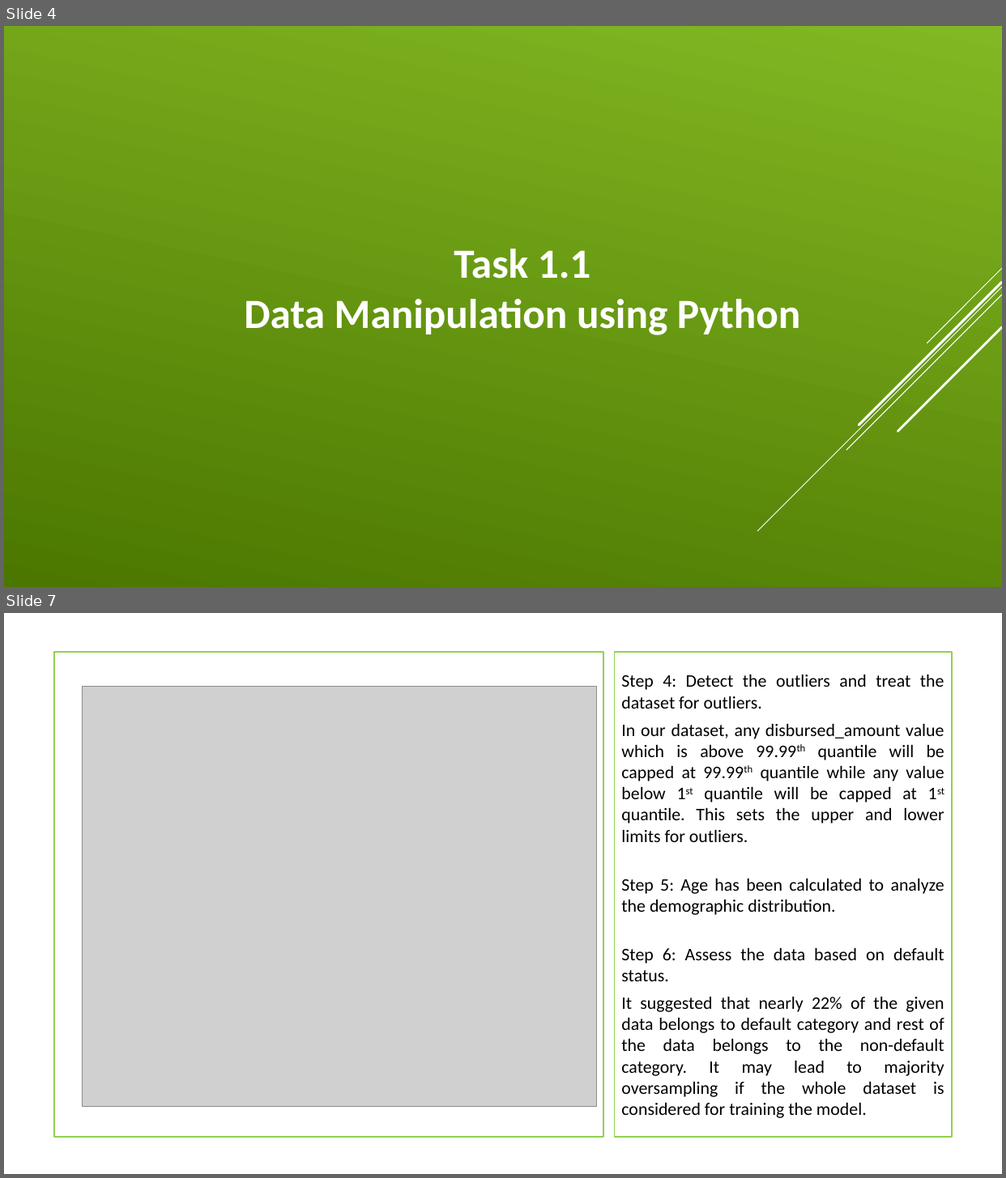
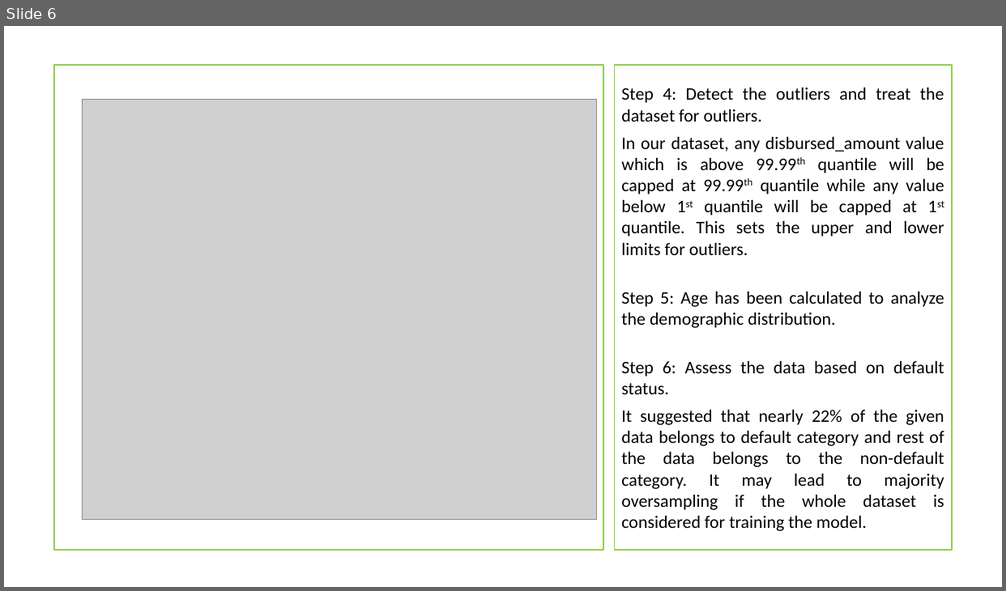
Before and after one commit to duttashubhaditya/USIAIACADEMY1, a slide deck: Assignments/Capstone/Checkpoint 1/Checkpoint_1_Batch_I_Group_5.pptx. Shown one above the other, each under a label of ours: slides 4 and 7 before the commit, slide 6 after it; the slides between them are not shown. The pictures are 1006x1178 and 1006x591 pixels, drawn with LibreOffice and Linux fonts; fonts in the diff are those of the drawing; grey boxes stand for pictures. Boxes give left, top, right and bottom in pixels: in the first picture for what was removed or moved away, otherwise in the second. Text is boxed around its words. In the diff, an @@ line names an element or a change of style, - is before the commit and + after.

```diff
--- a/Assignments/Capstone/Checkpoint 1/Checkpoint_1_Batch_I_Group_5.pptx
+++ b/Assignments/Capstone/Checkpoint 1/Checkpoint_1_Batch_I_Group_5.pptx
@@ slide 4 removed at (x1=4, y1=26, x2=1002, y2=587), background gradient #82B923 to #4C7800; not listed: 5 template elements that a slide beside it also shows @@
@@ text removed at (x1=244, y1=249, x2=800, y2=335) @@
-Task 1.1
-Data Manipulation using Python
@@ what was slide 7 is now slide 6 @@
```
Also in this commit, not shown: 9 slides changed, 2 slides added, 1 other slide removed.
